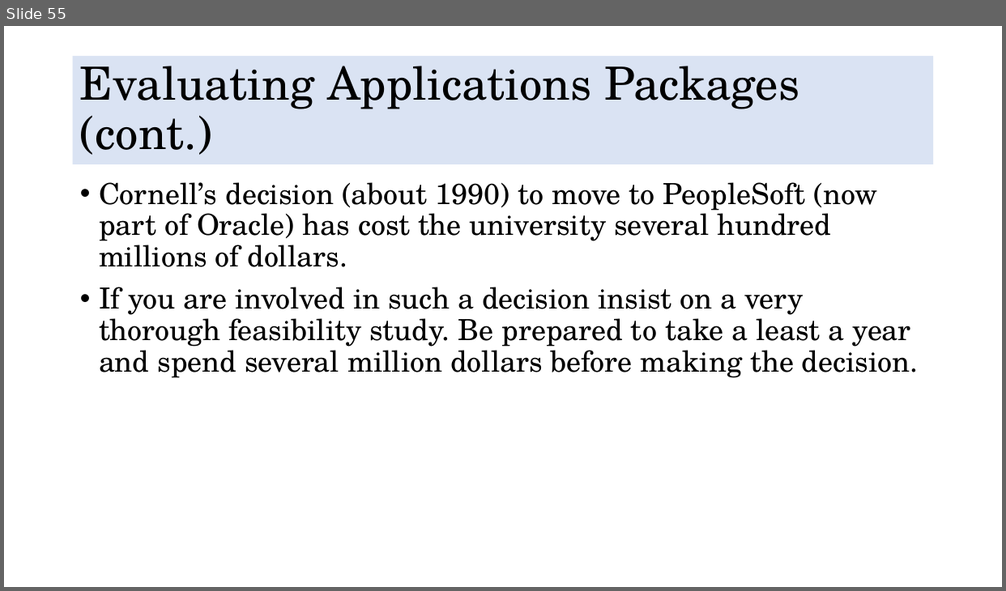
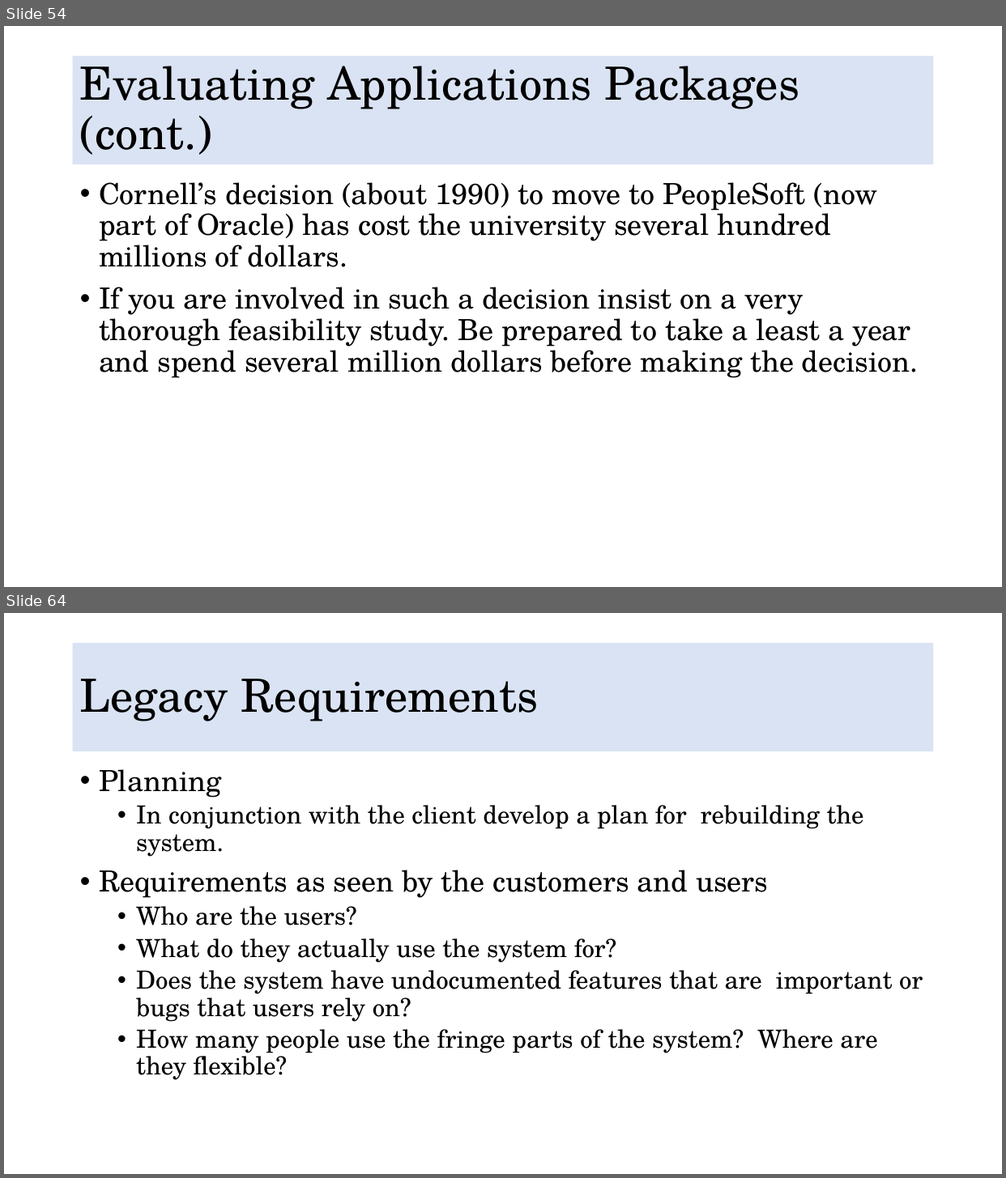
Before and after one commit to DuyDesmond/Multidisciplinary-Project-VGU-FY, a slide deck: Tuesday Morning Theory/Multidisciplinary Projects p4b.pptx. Shown one above the other, each under a label of ours: slide 55 before the commit, slides 54 and 64 after it; the slides between them are not shown. The pictures are 1006x591 and 1006x1178 pixels, drawn with LibreOffice and Linux fonts; fonts in the diff are those of the drawing. Boxes give left, top, right and bottom in pixels: in the first picture for what was removed or moved away, otherwise in the second. Text is boxed around its words. In the diff, an @@ line names an element or a change of style, - is before the commit and + after.

Commit message:
added new features

```diff
--- a/Tuesday Morning Theory/Multidisciplinary Projects p4b.pptx
+++ b/Tuesday Morning Theory/Multidisciplinary Projects p4b.pptx
@@ slide 64 added at (x1=4, y1=613, x2=1002, y2=1174), background #FFFFFF @@
@@ title added at (x1=73, y1=643, x2=934, y2=752), fill #DAE3F3, 44 pt, text #000000 @@
+Legacy Requirements
@@ text added at (x1=99, y1=769, x2=923, y2=1080), 24 pt, text #000000 @@
+• Planning
+  • In conjunction with the client develop a plan for rebuilding the system.
+• Requirements as seen by the customers and users
+  • Who are the users?
+  • What do they actually use the system for?
+  • Does the system have undocumented features that are important or bugs that users rely on?
+  • How many people use the fringe parts of the system? Where are they flexible?
@@ what was slide 55 is now slide 54 @@
```
Also in this commit, not shown: 1 slide changed, 14 other slides added, 1 slide removed, 26 other files.
